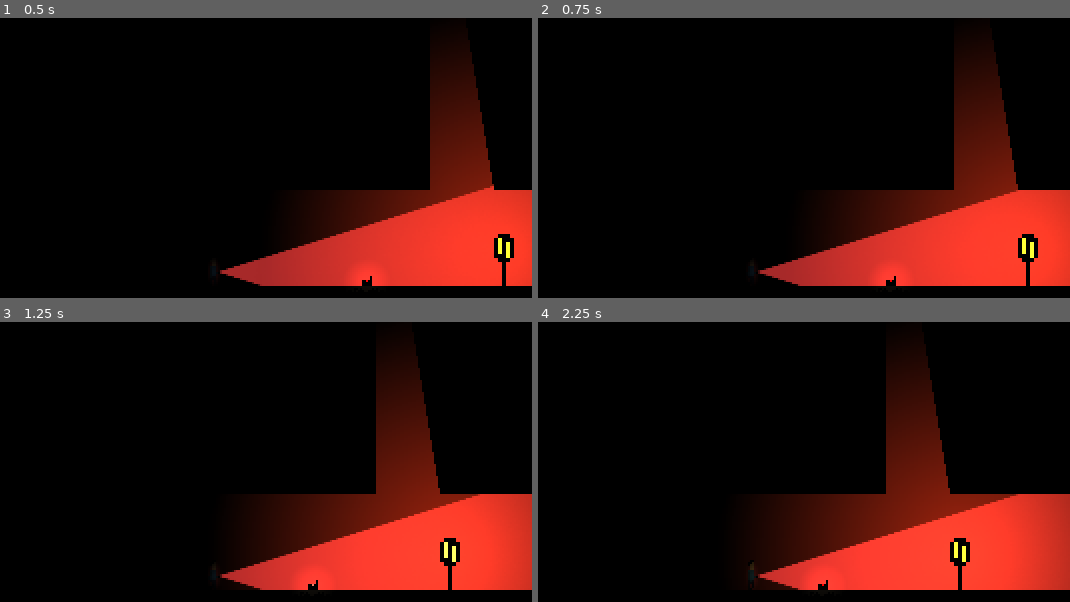
Above: before the commit, frames 1-4 (two rows, left to right).
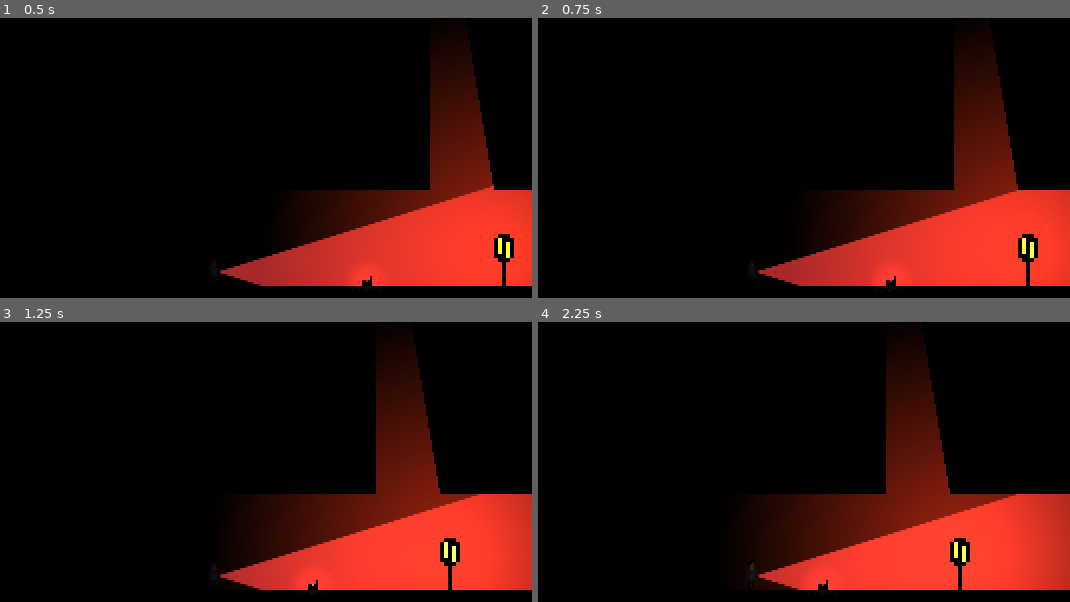
Above: after the commit, the same moments.

Repository: mysterious-ben/not-alone-in-the-dark
Game: Godot game, scene res://scenes/level_0.tscn
The game is run twice, just before and just after one commit, with the same random seed, the same clock (stepped at 60 frames per second) and the same inputs.
Inputs:
- Up to frame 1 (0.5 s): no input
- Up to frame 2 (0.75 s): tap Enter at 0.5 s; hold Right (move_right) from 0.53 s (still down); tap S (look_down) at 0.6 s
- Up to frame 3 (1.25 s): keep holding Right (move_right)
- Up to frame 4 (2.25 s): tap A (look_left) at 1.35 s; release Right (move_right) at 2.03 s; hold Left (move_left) from 2.03 s (still down); tap D (look_right) at 2.1 s

Frame 1 is identical in both runs. In frame 2, 0.1% of the frame differs, in the area x 41-89%, y 62-96%; in frame 3, 0.1%; in frame 4, 0.1%.

Commit message:
fix: hero movement and flickering light

Diff:
--- a/project.godot
+++ b/project.godot
@@ -80,7 +80,6 @@
 
 3d/physics_engine="Jolt Physics"
 2d/default_gravity=98.0
-common/physics_interpolation=true
 
 [rendering]
 
--- a/scenes/flashlight.tscn
+++ b/scenes/flashlight.tscn
@@ -15,13 +15,30 @@
 
 [node name="Flashlight" type="Node2D" unique_id=1839288511]
 
+[node name="ColorRect" type="ColorRect" parent="." unique_id=713282136]
+visible = false
+offset_left = -51.0
+offset_top = -73.0
+offset_right = 251.0
+offset_bottom = 73.0
+color = Color(0.46, 0.46, 0.46, 0.5411765)
+
 [node name="FaceLight" type="PointLight2D" parent="." unique_id=2137826307]
 position = Vector2(-2, 0)
 energy = 0.2
 texture = SubResource("GradientTexture2D_ruvm8")
 
 [node name="MainLight" type="PointLight2D" parent="." unique_id=142984518]
+energy = 0.5
 shadow_enabled = true
 texture = ExtResource("1_lkaa1")
 offset = Vector2(115, 0)
 texture_scale = 0.3
+
+[node name="MainLight2" type="PointLight2D" parent="." unique_id=290514480]
+energy = 0.5
+shadow_enabled = true
+shadow_item_cull_mask = 3
+texture = ExtResource("1_lkaa1")
+offset = Vector2(115, 0)
+texture_scale = 0.3
--- a/scenes/hero.tscn
+++ b/scenes/hero.tscn
@@ -3,9 +3,6 @@
 [ext_resource type="Texture2D" uid="uid://tk2rrpxha4t1" path="res://assets/sprites/hero.png" id="1_3uyx6"]
 [ext_resource type="Script" uid="uid://brdchafxtp36" path="res://scripts/hero.gd" id="1_yvbpl"]
 [ext_resource type="PackedScene" uid="uid://dlqwof4c552x2" path="res://scenes/flashlight.tscn" id="3_06baw"]
-
-[sub_resource type="RectangleShape2D" id="RectangleShape2D_d6xj2"]
-size = Vector2(3.5, 14)
 
 [sub_resource type="AtlasTexture" id="AtlasTexture_n5qna"]
 atlas = ExtResource("1_3uyx6")
@@ -109,11 +106,12 @@
 }]
 
 [node name="Hero" type="CharacterBody2D" unique_id=1137355183]
+physics_interpolation_mode = 2
 script = ExtResource("1_yvbpl")
 
-[node name="CollisionShape2D" type="CollisionShape2D" parent="." unique_id=2083197558]
-position = Vector2(1, 1)
-shape = SubResource("RectangleShape2D_d6xj2")
+[node name="CollisionPolygon2D" type="CollisionPolygon2D" parent="." unique_id=1401290943]
+position = Vector2(3, 0)
+polygon = PackedVector2Array(-4, -6, -4, 8, 0, 8, 0, -6)
 
 [node name="AnimatedSprite2D" type="AnimatedSprite2D" parent="." unique_id=1331173723]
 sprite_frames = SubResource("SpriteFrames_ruvm8")
--- a/scenes/level_0.tscn
+++ b/scenes/level_0.tscn
@@ -20,12 +20,6 @@
 [sub_resource type="TileSet" id="TileSet_e1654"]
 sources/0 = SubResource("TileSetAtlasSource_xp8tn")
 
-[sub_resource type="OccluderPolygon2D" id="OccluderPolygon2D_rhhhf"]
-polygon = PackedVector2Array(-8, -8, 8, -8, 8, 8, -8, 8)
-
-[sub_resource type="OccluderPolygon2D" id="OccluderPolygon2D_qjcqe"]
-polygon = PackedVector2Array(-8, -8, 8, -8, 8, 8, -8, 8)
-
 [sub_resource type="OccluderPolygon2D" id="OccluderPolygon2D_jv3i5"]
 polygon = PackedVector2Array(-8, -8, 8, -8, 8, 8, -8, 8)
 
@@ -47,50 +41,65 @@
 [sub_resource type="OccluderPolygon2D" id="OccluderPolygon2D_ypn4w"]
 polygon = PackedVector2Array(-8, -8, 8, -8, 8, 8, -8, 8)
 
+[sub_resource type="OccluderPolygon2D" id="OccluderPolygon2D_vc1y7"]
+polygon = PackedVector2Array(-8, -8, 8, -8, 8, 8, -8, 8)
+
+[sub_resource type="OccluderPolygon2D" id="OccluderPolygon2D_44yx7"]
+polygon = PackedVector2Array(-8, -8, 8, -8, 8, 8, -8, 8)
+
 [sub_resource type="TileSetAtlasSource" id="TileSetAtlasSource_uijja"]
 texture = ExtResource("3_rerym")
 0:0/0 = 0
-0:0/0/occlusion_layer_0/polygon_0/polygon = SubResource("OccluderPolygon2D_rhhhf")
+0:0/0/occlusion_layer_0/polygon_0/polygon = SubResource("OccluderPolygon2D_jv3i5")
 0:0/0/physics_layer_0/polygon_0/points = PackedVector2Array(-8, -8, 8, -8, 8, 8, -8, 8)
 1:0/0 = 0
-1:0/0/occlusion_layer_0/polygon_0/polygon = SubResource("OccluderPolygon2D_ll25s")
+1:0/0/occlusion_layer_0/polygon_0/polygon = SubResource("OccluderPolygon2D_om4r1")
 1:0/0/physics_layer_0/polygon_0/points = PackedVector2Array(-8, -8, 8, -8, 8, 8, -8, 8)
 2:0/0 = 0
-2:0/0/occlusion_layer_0/polygon_0/polygon = SubResource("OccluderPolygon2D_171oe")
+2:0/0/occlusion_layer_0/polygon_0/polygon = SubResource("OccluderPolygon2D_ypn4w")
 2:0/0/physics_layer_0/polygon_0/points = PackedVector2Array(-8, -8, 8, -8, 8, 8, -8, 8)
 0:1/0 = 0
-0:1/0/occlusion_layer_0/polygon_0/polygon = SubResource("OccluderPolygon2D_qjcqe")
+0:1/0/occlusion_layer_0/polygon_0/polygon = SubResource("OccluderPolygon2D_ll25s")
 0:1/0/physics_layer_0/polygon_0/points = PackedVector2Array(-8, -8, 8, -8, 8, 8, -8, 8)
 1:1/0 = 0
-1:1/0/occlusion_layer_0/polygon_0/polygon = SubResource("OccluderPolygon2D_sk60w")
+1:1/0/occlusion_layer_0/polygon_0/polygon = SubResource("OccluderPolygon2D_171oe")
 1:1/0/physics_layer_0/polygon_0/points = PackedVector2Array(-8, -8, 8, -8, 8, 8, -8, 8)
 2:1/0 = 0
-2:1/0/occlusion_layer_0/polygon_0/polygon = SubResource("OccluderPolygon2D_e8wc3")
+2:1/0/occlusion_layer_0/polygon_0/polygon = SubResource("OccluderPolygon2D_vc1y7")
 2:1/0/physics_layer_0/polygon_0/points = PackedVector2Array(-8, -8, 8, -8, 8, 8, -8, 8)
 0:2/0 = 0
-0:2/0/occlusion_layer_0/polygon_0/polygon = SubResource("OccluderPolygon2D_jv3i5")
+0:2/0/occlusion_layer_0/polygon_0/polygon = SubResource("OccluderPolygon2D_sk60w")
 0:2/0/physics_layer_0/polygon_0/points = PackedVector2Array(-8, -8, 8, -8, 8, 8, -8, 8)
 1:2/0 = 0
-1:2/0/occlusion_layer_0/polygon_0/polygon = SubResource("OccluderPolygon2D_om4r1")
+1:2/0/occlusion_layer_0/polygon_0/polygon = SubResource("OccluderPolygon2D_e8wc3")
 1:2/0/physics_layer_0/polygon_0/points = PackedVector2Array(-8, -8, 8, -8, 8, 8, -8, 8)
 2:2/0 = 0
-2:2/0/occlusion_layer_0/polygon_0/polygon = SubResource("OccluderPolygon2D_ypn4w")
+2:2/0/occlusion_layer_0/polygon_0/polygon = SubResource("OccluderPolygon2D_44yx7")
 2:2/0/physics_layer_0/polygon_0/points = PackedVector2Array(-8, -8, 8, -8, 8, 8, -8, 8)
+
+[sub_resource type="OccluderPolygon2D" id="OccluderPolygon2D_lbrgs"]
+polygon = PackedVector2Array(-8, -8, 8, -8, 8, 8, -8, 8)
 
 [sub_resource type="TileSetAtlasSource" id="TileSetAtlasSource_5nv5w"]
 texture = ExtResource("3_uijja")
 0:0/0 = 0
+0:0/0/occlusion_layer_1/polygon_0/polygon = SubResource("OccluderPolygon2D_lbrgs")
 0:0/0/physics_layer_0/polygon_0/points = PackedVector2Array(-8, -8, 8, -8, 8, 8, -8, 8)
 1:0/0 = 0
+1:0/0/occlusion_layer_1/polygon_0/polygon = SubResource("OccluderPolygon2D_lbrgs")
 1:0/0/physics_layer_0/polygon_0/points = PackedVector2Array(-8, -8, 8, -8, 8, 8, -8, 8)
 2:0/0 = 0
+2:0/0/occlusion_layer_1/polygon_0/polygon = SubResource("OccluderPolygon2D_lbrgs")
 2:0/0/physics_layer_0/polygon_0/points = PackedVector2Array(-8, -8, 8, -8, 8, 8, -8, 8)
 3:0/0 = 0
+3:0/0/occlusion_layer_1/polygon_0/polygon = SubResource("OccluderPolygon2D_lbrgs")
 3:0/0/physics_layer_0/polygon_0/points = PackedVector2Array(-8, -8, 8, -8, 8, 8, -8, 8)
 4:0/0 = 0
+4:0/0/occlusion_layer_1/polygon_0/polygon = SubResource("OccluderPolygon2D_lbrgs")
 
 [sub_resource type="TileSet" id="TileSet_ruvm8"]
 occlusion_layer_0/light_mask = 1
+occlusion_layer_1/light_mask = 2
 physics_layer_0/collision_layer = 1
 sources/1 = SubResource("TileSetAtlasSource_uijja")
 sources/2 = SubResource("TileSetAtlasSource_5nv5w")
--- a/scenes/monster.tscn
+++ b/scenes/monster.tscn
@@ -50,20 +50,16 @@
 "speed": 5.0
 }]
 
-[sub_resource type="RectangleShape2D" id="RectangleShape2D_uwnm8"]
-size = Vector2(13, 15)
+[node name="Monster" type="CharacterBody2D" unique_id=1150376026]
 
-[node name="Monster" type="CharacterBody2D" unique_id=1150376026]
+[node name="CollisionPolygon2D" type="CollisionPolygon2D" parent="." unique_id=241283398]
+polygon = PackedVector2Array(-14, -14, -14, 16, 14, 16, 14, -14)
 
 [node name="AnimatedSprite2D" type="AnimatedSprite2D" parent="." unique_id=1173895803]
 scale = Vector2(2, 2)
 sprite_frames = SubResource("SpriteFrames_0035k")
 autoplay = "default"
-
-[node name="CollisionShape2D" type="CollisionShape2D" parent="." unique_id=541304647]
-position = Vector2(0, 1)
-scale = Vector2(2, 2)
-shape = SubResource("RectangleShape2D_uwnm8")
+frame_progress = 0.077711456
 
 [node name="AudioStreamPlayer2D" type="AudioStreamPlayer2D" parent="." unique_id=1902483084]
 stream = ExtResource("2_1cbnp")
--- a/scenes/radio.tscn
+++ b/scenes/radio.tscn
@@ -38,7 +38,7 @@
 }]
 
 [sub_resource type="RectangleShape2D" id="RectangleShape2D_xp8tn"]
-size = Vector2(5.25, 3.25)
+size = Vector2(4, 2)
 
 [sub_resource type="Gradient" id="Gradient_y83x7"]
 offsets = PackedFloat32Array(0.009036144, 0.560241)
--- a/scripts/hero.gd
+++ b/scripts/hero.gd
@@ -6,13 +6,19 @@
 @export var flashlight_on: bool = false
 
 @onready var sprite: AnimatedSprite2D = $AnimatedSprite2D
-@onready var collision: CollisionShape2D = $CollisionShape2D
 @onready var flashlight: Node2D = $Flashlight
 @onready var flashlight_position: Vector2 = flashlight.position
+@onready var collision: CollisionPolygon2D = $CollisionPolygon2D
 
 var is_dead: bool = false
 var look_vector: Vector2 = Vector2(1.0, 0)
 var look_direction: float = 1.0
+# The body moves by fractions of a pixel. Sprites snap to the pixel grid, lights don't, so the
+# flashlight drifted against the world and flickered. Visual children are drawn at a whole-pixel
+# offset from the body instead, interpolating between physics ticks by hand (built-in physics
+# interpolation is off for the hero in hero.tscn, so the camera under it runs in idle mode too).
+var previous_position: Vector2
+var visual_positions: Dictionary[Node2D, Vector2] = {}
 signal died
 
 
@@ -28,11 +34,24 @@
 
 
 func _ready() -> void:
+	previous_position = global_position
+	for child: Node in get_children():
+		if child is Node2D and not (child is CollisionPolygon2D or child is CollisionShape2D):
+			visual_positions[child as Node2D] = child.position
 	sprite.sprite_frames.set_animation_speed("walk", walk_animation_speed)
 	sprite.sprite_frames.set_animation_speed("walk_flashlight", walk_animation_speed)
 
 
+func _process(_delta: float) -> void:
+	var fraction: float = Engine.get_physics_interpolation_fraction()
+	var visual_position: Vector2 = previous_position.lerp(global_position, fraction).round()
+	var offset: Vector2 = visual_position - global_position
+	for node: Node2D in visual_positions:
+		node.position = visual_positions[node] + offset
+
+
 func _physics_process(delta: float) -> void:
+	previous_position = global_position
 	if is_dead:
 		return
 
@@ -58,7 +77,10 @@
 	if flashlight.rotation != flashlight_rotation:
 		flashlight.rotation = flashlight_rotation
 		# keep the light source on the lens: mirror around the sprite's center like flip_h does
-		flashlight.position.x = sprite.position.x + (flashlight_position.x - sprite.position.x) * look_direction
+		visual_positions[flashlight].x = (
+			visual_positions[sprite].x
+			+ (flashlight_position.x - visual_positions[sprite].x) * look_direction
+		)
 
 	var move_direction: float = Input.get_axis("move_left", "move_right")
 
Not shown, changed: .gitignore
